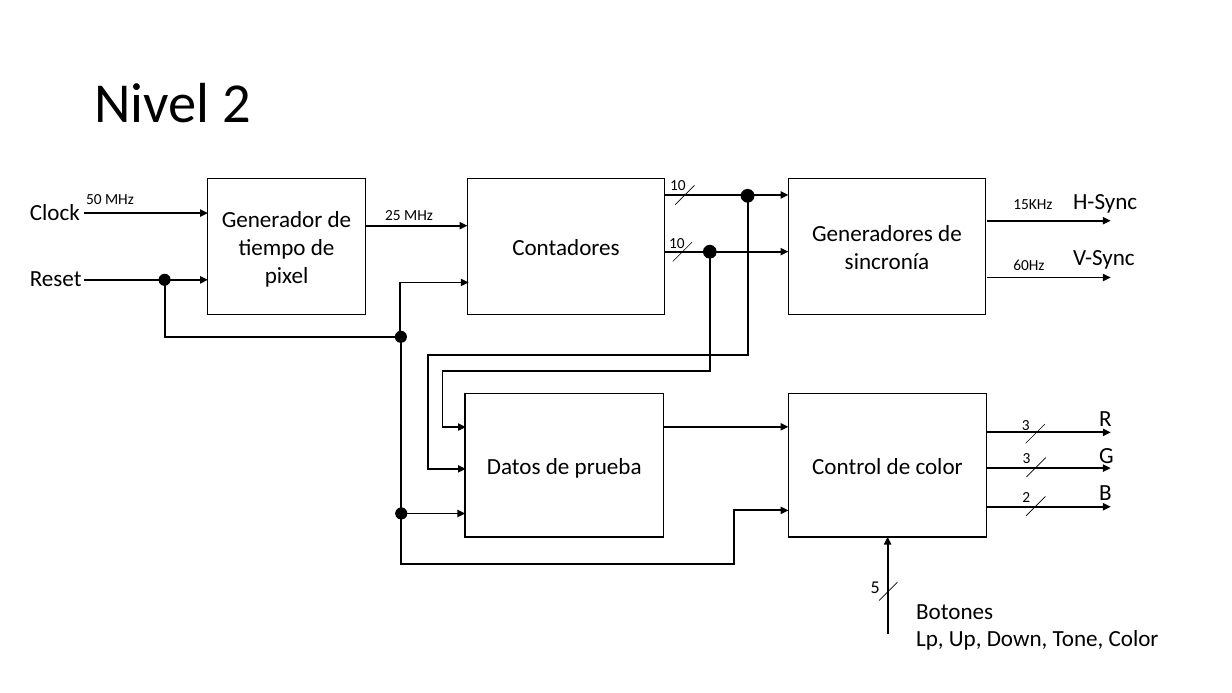
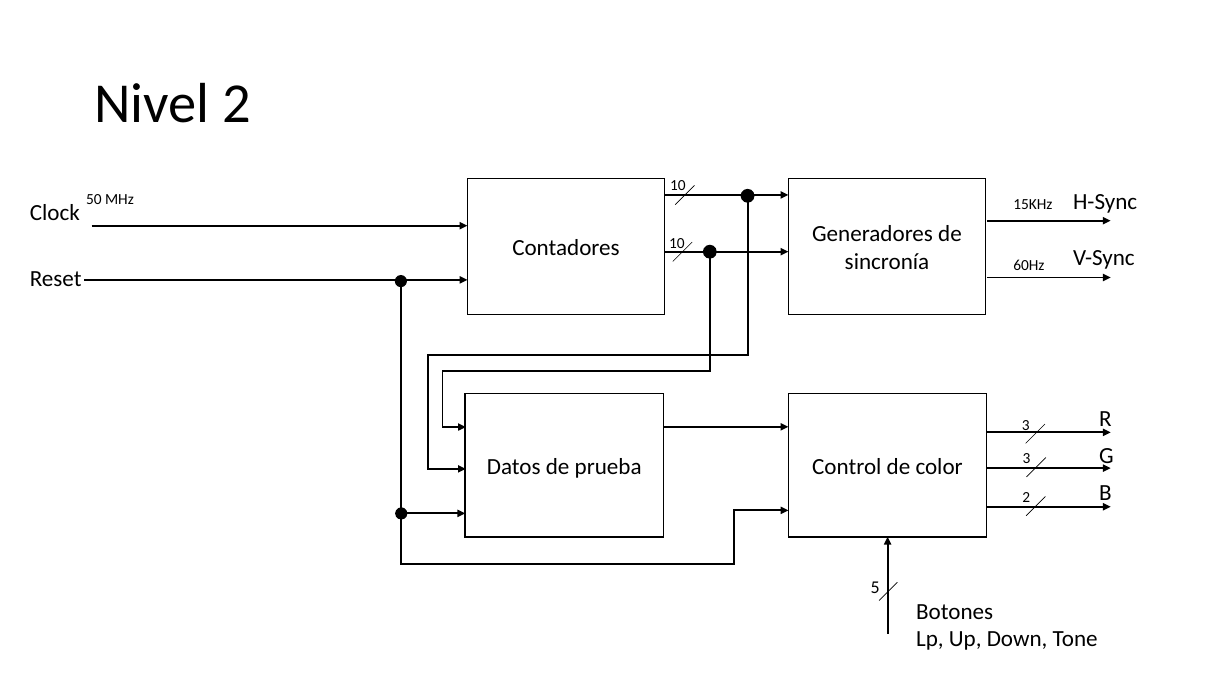
Before and after one commit to lleon95/proy_1_grupo_7_II_2016, a slide deck: slide 3 of Diseño/Bosquejo de bloques - definitivo (1).pptx. Drawn at 1232x693 pixels with LibreOffice and Linux fonts; fonts in the diff are those of the drawing. Boxes give left, top, right and bottom in pixels: in the first picture for what was removed or moved away, otherwise in the second. Text is boxed around its words. In the diff, an @@ line names an element or a change of style, - is before the commit and + after.

```diff
--- a/Diseño/Bosquejo de bloques - definitivo (1).pptx
+++ b/Diseño/Bosquejo de bloques - definitivo (1).pptx
@@ arrow moved from (365, 226) - (468, 226) to (91, 226) - (468, 226) @@
@@ arrow moved from (84, 280) - (208, 280) to (84, 280) - (468, 280) @@
@@ ellipse: place and size @@
-ellipse at (159, 274, 170, 286)
+ellipse at (396, 275, 407, 287)
@@ elbow arrow moved from (401, 342) - (465, 514) to (401, 287) - (465, 514) @@
@@ group removed at (84, 178, 469, 343): 1 arrow, 1 rectangle, 1 text, 1 elbow arrow, 1 ellipse @@
-Generador de tiempo de pixel
-25 MHz
@@ text at (916, 631, 1098, 650): text changed @@
-Lp, Up, Down, Tone, Color
+Lp, Up, Down, Tone
```
Also in this commit, not shown: 3 other slides changed.
